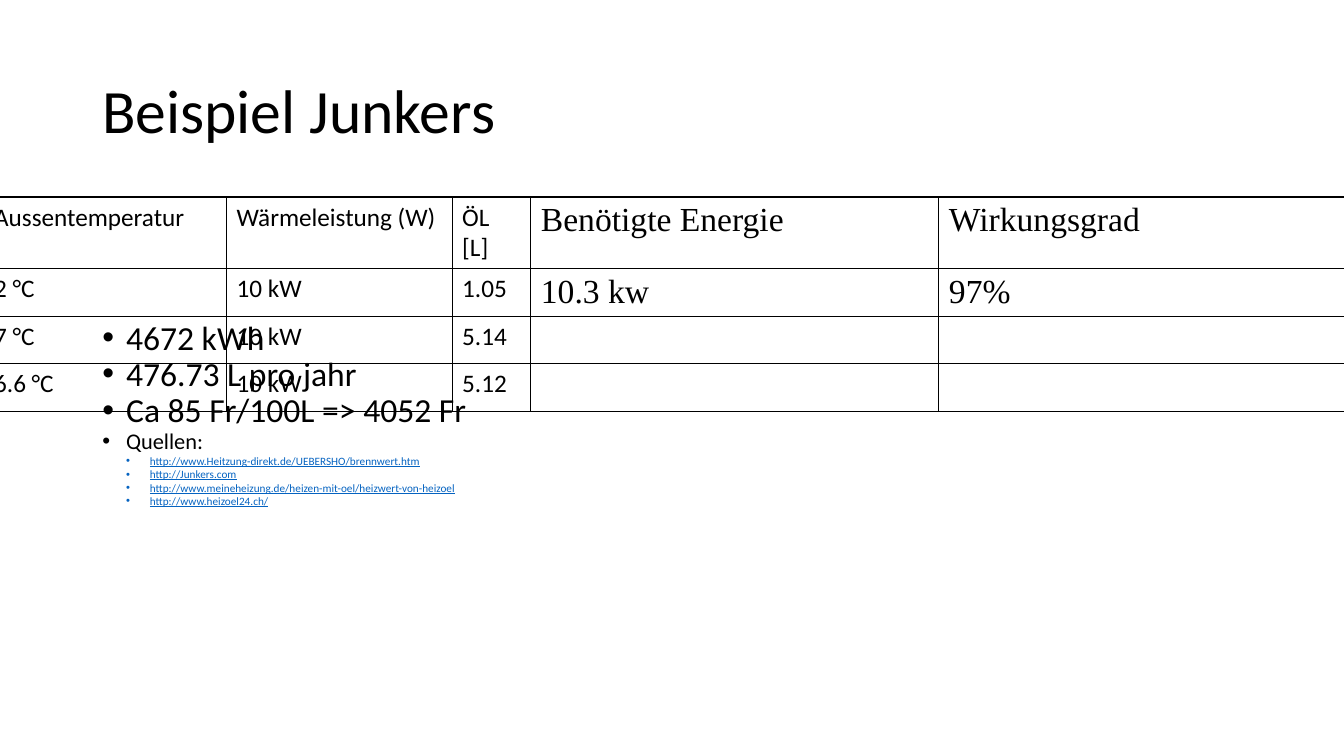
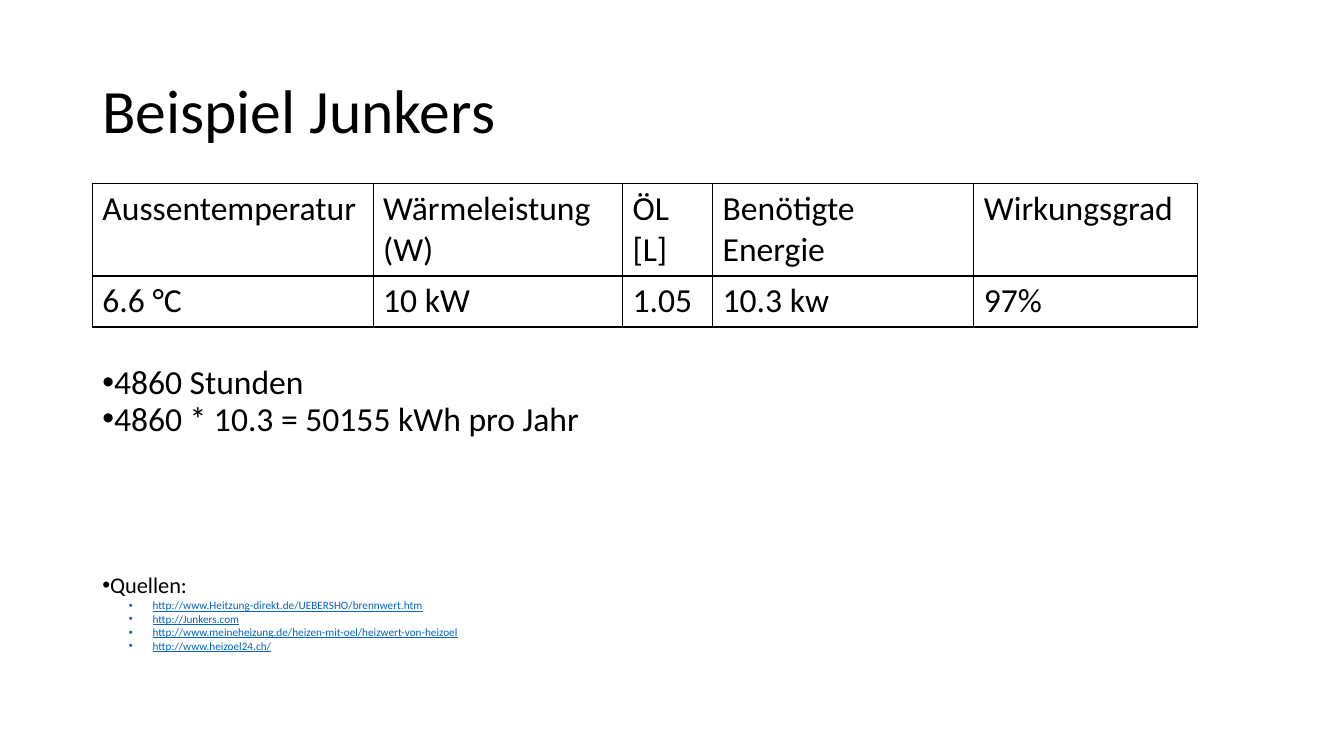
Before and after one commit to Gpas/nachhaltigkeit, a slide deck: slide 6 of presentation/Wärmepumpe.pptx. Drawn at 1344x756 pixels with LibreOffice and Linux fonts; fonts in the diff are those of the drawing. Boxes give left, top, right and bottom in pixels: in the first picture for what was removed or moved away, otherwise in the second. Text is boxed around its words. In the diff, an @@ line names an element or a change of style, - is before the commit and + after.

```diff
--- a/presentation/Wärmepumpe.pptx
+++ b/presentation/Wärmepumpe.pptx
@@ table at (x1=93, y1=184, x2=1198, y2=325) @@
-row 2: 2 °C | 10 kW | 1.05 | 10.3 kw | 97%
-row 3: 7 °C | 10 kW | 5.14 |  | 
-row 4: 6.6 °C | 10 kW | 5.12 |  | 
+row 2: 6.6 °C | 10 kW | 1.05 | 10.3 kw | 97%
@@ table resized from (x1=0, y1=197, x2=1344, y2=408) to (x1=93, y1=184, x2=1198, y2=325) @@
@@ text "4860 Stunden" moved from (x1=126, y1=322, x2=466, y2=507) to (x1=110, y1=370, x2=579, y2=652) @@
@@ text at (x1=114, y1=370, x2=579, y2=437): text changed @@
-• 4672 kWh
-• 476.73 L pro jahr
-• Ca 85 Fr/100L => 4052 Fr
+• 4860 Stunden
+• 4860 * 10.3 = 50155 kWh pro Jahr
@@ text at (x1=153, y1=601, x2=458, y2=652): indent changed @@
```
Also in this commit, not shown: 3 other slides changed, 4 slides added, 2 slides removed, 14 other files.
